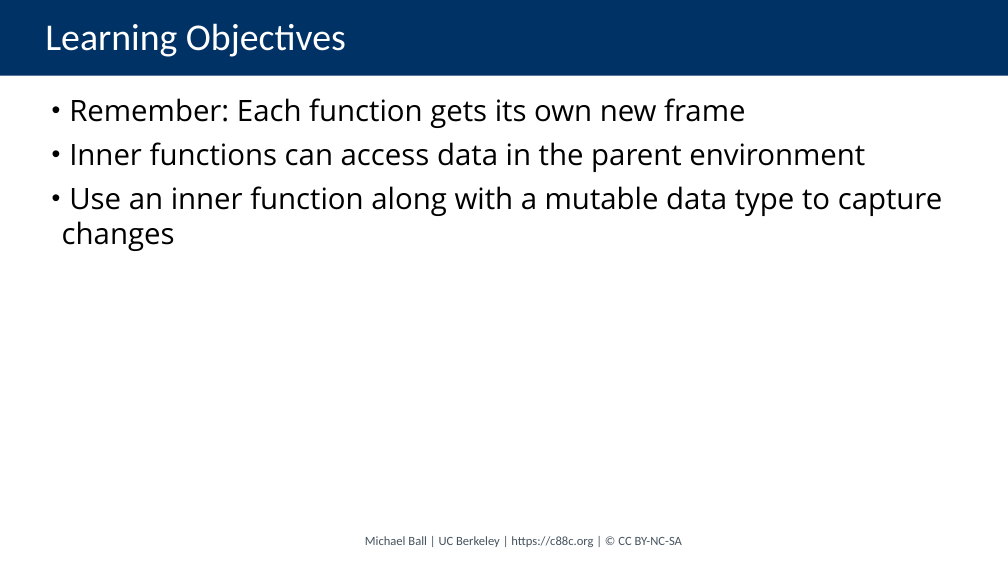
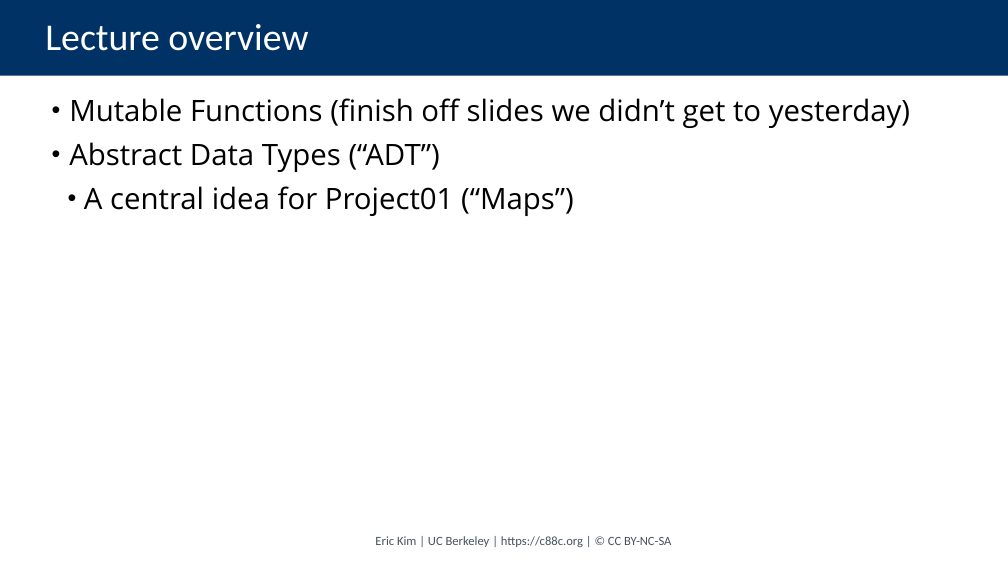
Before and after one commit to cs88-website/su24, a slide deck: slide 4 of assets/slides/su24/10-ADTs.pptx. Drawn at 1008x567 pixels with LibreOffice and Linux fonts; fonts in the diff are those of the drawing. Boxes give left, top, right and bottom in pixels: in the first picture for what was removed or moved away, otherwise in the second. Text is boxed around its words. In the diff, an @@ line names an element or a change of style, - is before the commit and + after.

```diff
--- a/assets/slides/su24/10-ADTs.pptx
+++ b/assets/slides/su24/10-ADTs.pptx
@@ title at (45, 24, 308, 51): text changed @@
-Learning Objectives
+Lecture overview
@@ text at (69, 98, 910, 216): text changed @@
-• Remember: Each function gets its own new frame
-• Inner functions can access data in the parent environment
-• Use an inner function along with a mutable data type to capture changes
+• Mutable Functions (finish off slides we didn’t get to yesterday)
+• Abstract Data Types (“ADT”)
+  • A central idea for Project01 (“Maps”)
@@ text at (375, 536, 671, 547): text changed @@
-Michael Ball | UC Berkeley | https://c88c.org | © CC BY-NC-SA
+Eric Kim | UC Berkeley | https://c88c.org | © CC BY-NC-SA
```
Also in this commit, not shown: 14 other slides changed, 24 slides added, 6 slides removed, 2 other files.
